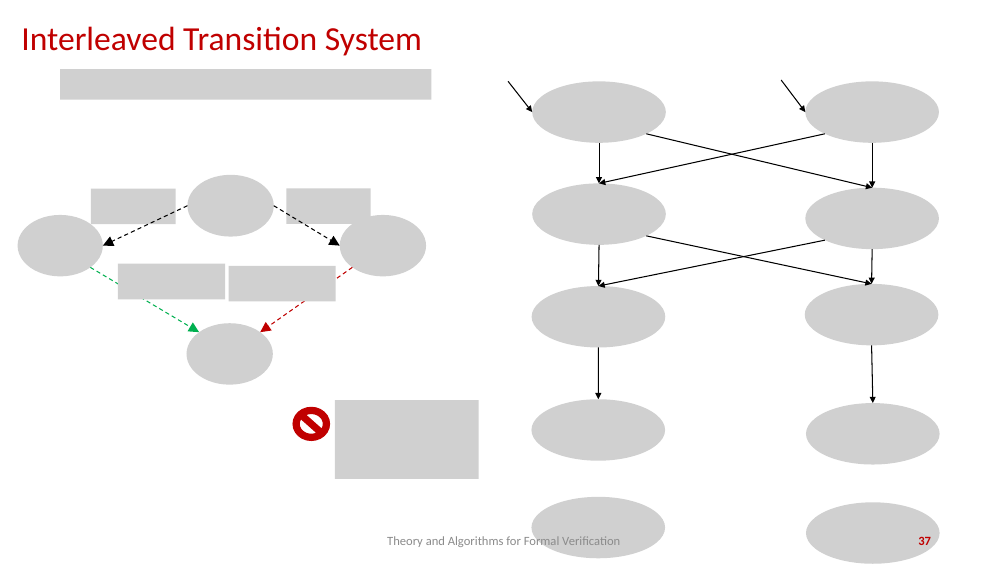
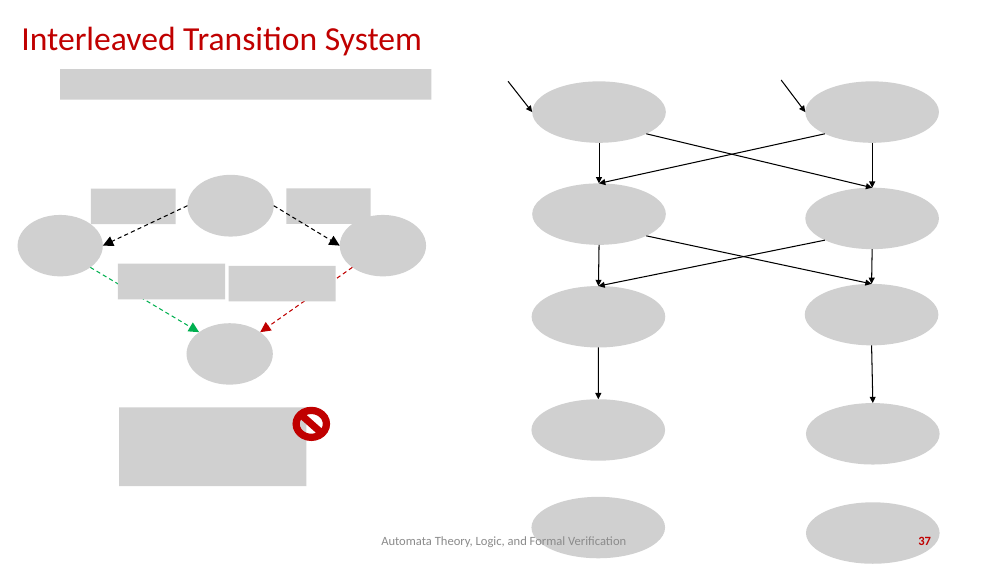
Before and after one commit to jdeshmukh/jdeshmukh.github.io, a slide deck: slide 37 of teaching/cs624-automata-theory-logic-verification-spring-2026/slides/2-Labelled-Transition-Systems.pptx. Drawn at 1008x567 pixels with LibreOffice and Linux fonts; fonts in the diff are those of the drawing; grey boxes stand for pictures; background and template pictures are left out. Boxes give left, top, right and bottom in pixels: in the first picture for what was removed or moved away, otherwise in the second. Text is boxed around its words. In the diff, an @@ line names an element or a change of style, - is before the commit and + after.

```diff
--- a/teaching/cs624-automata-theory-logic-verification-spring-2026/slides/2-Labelled-Transition-Systems.pptx
+++ b/teaching/cs624-automata-theory-logic-verification-spring-2026/slides/2-Labelled-Transition-Systems.pptx
@@ picture added at (x1=119, y1=408, x2=306, y2=486) @@
@@ picture removed at (x1=335, y1=400, x2=479, y2=479) @@
@@ text at (x1=381, y1=535, x2=626, y2=549): text changed @@
-Theory and Algorithms for Formal Verification
+Automata Theory, Logic, and Formal Verification
```
Also in this commit, not shown: 38 other slides changed, 1 slide removed, 2 other files.
